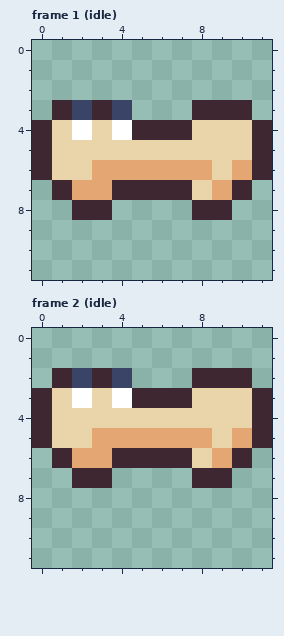
File history of a pixel-art file, art/minis/treat@50.aseprite. That is the earlier state.
12x12 pixels, 2 frames. Shown: frame 1 (idle), frame 2 (idle).
After the commit:
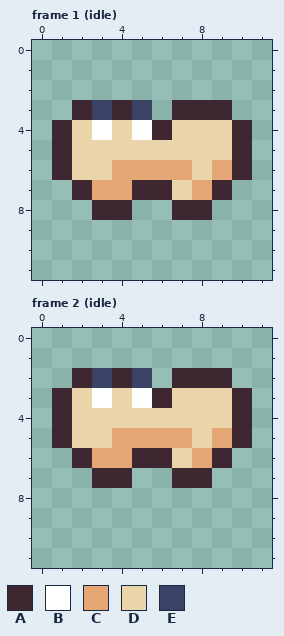
Palette (. is transparent): A #3e2731  B #ffffff  C #e4a672  D #ead4aa  E #3a4466
From old to new:
--- frame 1 (idle)
@@ x 0..11 @@
  2 ............
- 3 .AEAE...AAA.
- 4 ADBDBAAADDDA
- 5 ADDDDDDDDDDA
- 6 ADDCCCCCCDCA
- 7 .ACCAAAADCA.
- 8 ..AA....AA..
+ 3 ..AEAE.AAA..
+ 4 .ADBDBADDDA.
+ 5 .ADDDDDDDDA.
+ 6 .ADDCCCCDCA.
+ 7 ..ACCAADCA..
+ 8 ...AA..AA...
  9 ............
--- frame 2 (idle)
@@ x 0..11 @@
  1 ............
- 2 .AEAE...AAA.
- 3 ADBDBAAADDDA
- 4 ADDDDDDDDDDA
- 5 ADDCCCCCCDCA
- 6 .ACCAAAADCA.
- 7 ..AA....AA..
+ 2 ..AEAE.AAA..
+ 3 .ADBDBADDDA.
+ 4 .ADDDDDDDDA.
+ 5 .ADDCCCCDCA.
+ 6 ..ACCAADCA..
+ 7 ...AA..AA...
  8 ............
